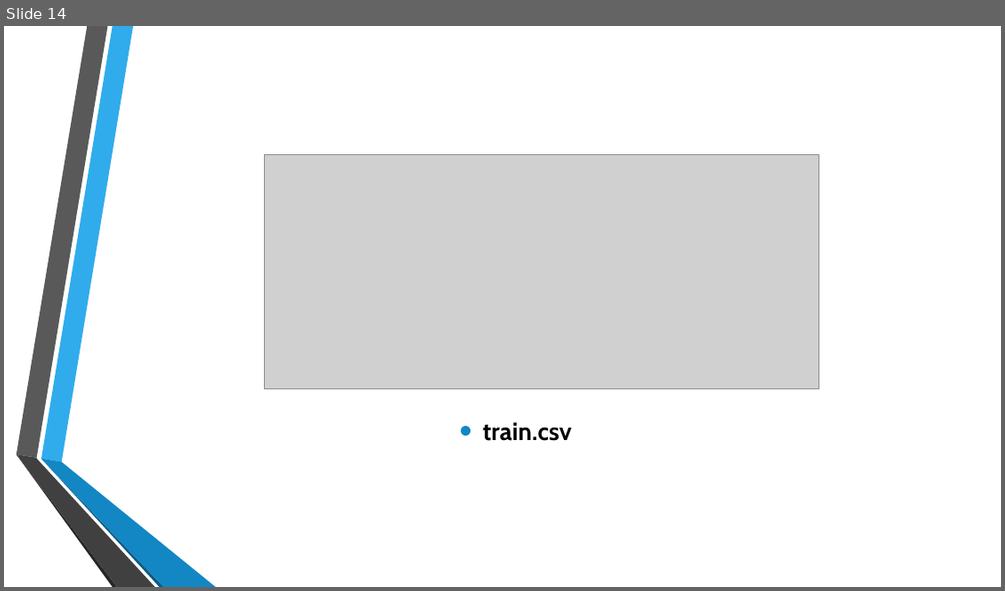
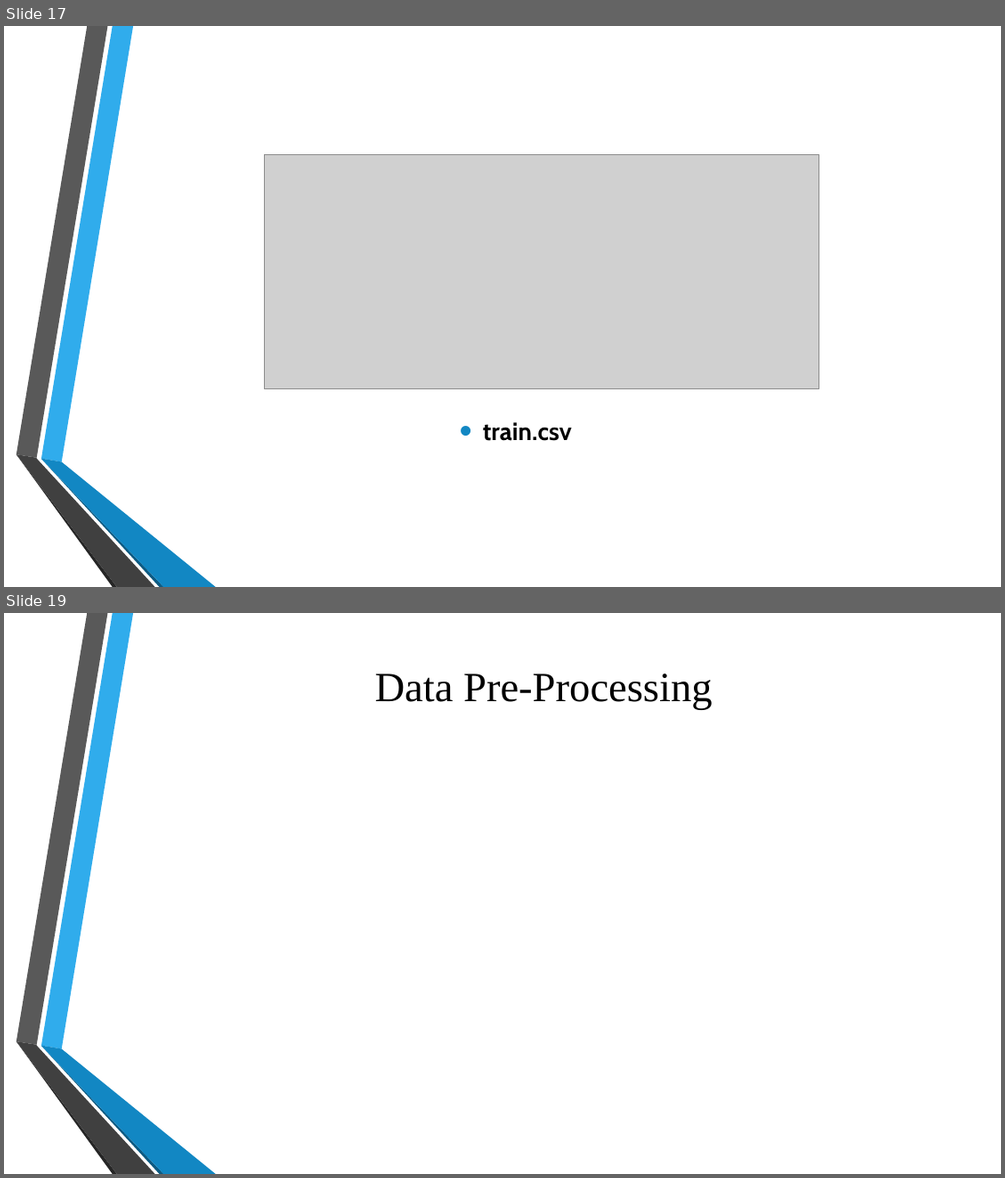
Before and after one commit to nihitjain11/IBM_MiniProject-II, a slide deck: Presentation1.pptx. Shown one above the other, each under a label of ours: slide 14 before the commit, slides 17 and 19 after it; the slides between them are not shown. The pictures are 1005x591 and 1005x1178 pixels, drawn with LibreOffice and Linux fonts; fonts in the diff are those of the drawing; grey boxes stand for pictures; background and template pictures are left out. Boxes give left, top, right and bottom in pixels: in the first picture for what was removed or moved away, otherwise in the second. Text is boxed around its words. In the diff, an @@ line names an element or a change of style, - is before the commit and + after.

```diff
--- a/Presentation1.pptx
+++ b/Presentation1.pptx
@@ slide 19 added at [4,613,1001,1174], background picture (left out); not listed: 6 template elements that a slide beside it also shows @@
@@ title added at [375,674,712,710], 40 pt, text #000000 @@
+Data Pre-Processing
@@ what was slide 14 is now slide 17 @@
```
Also in this commit, not shown: 6 slides changed, 4 other slides added, 2 slides removed.
